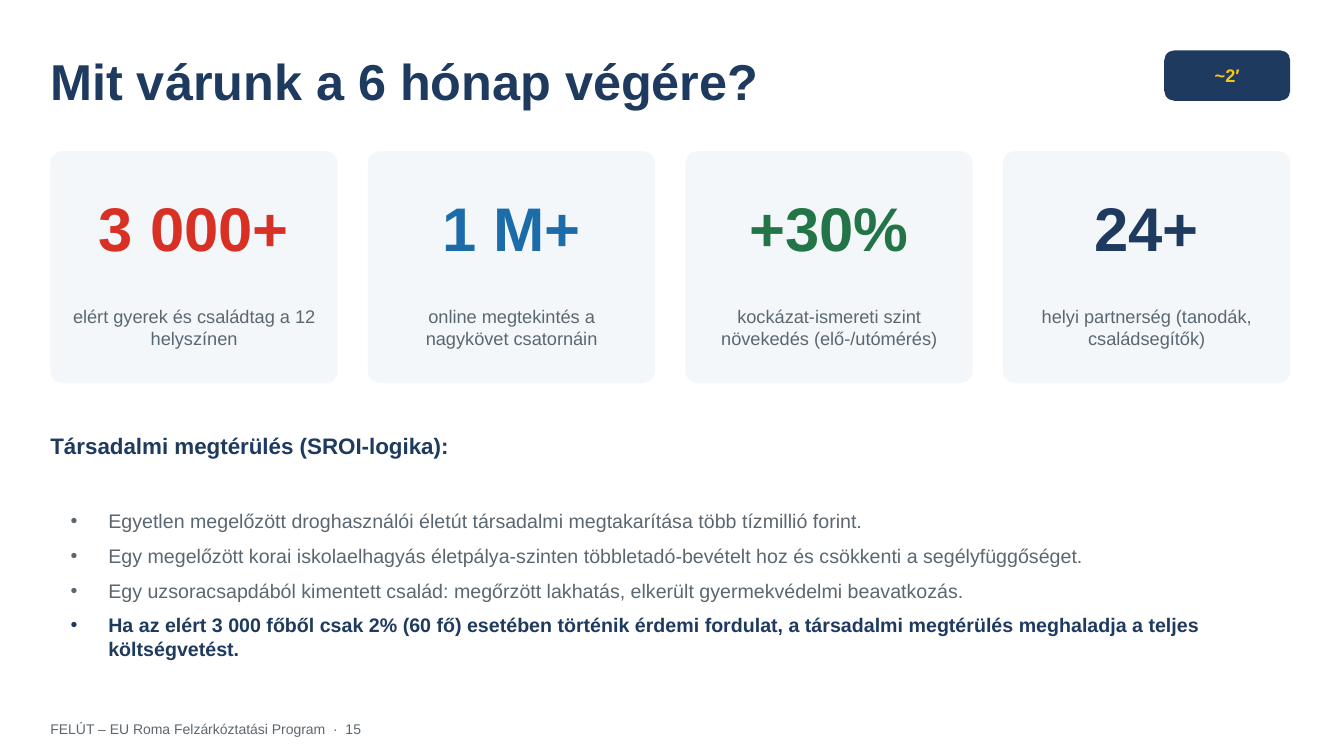
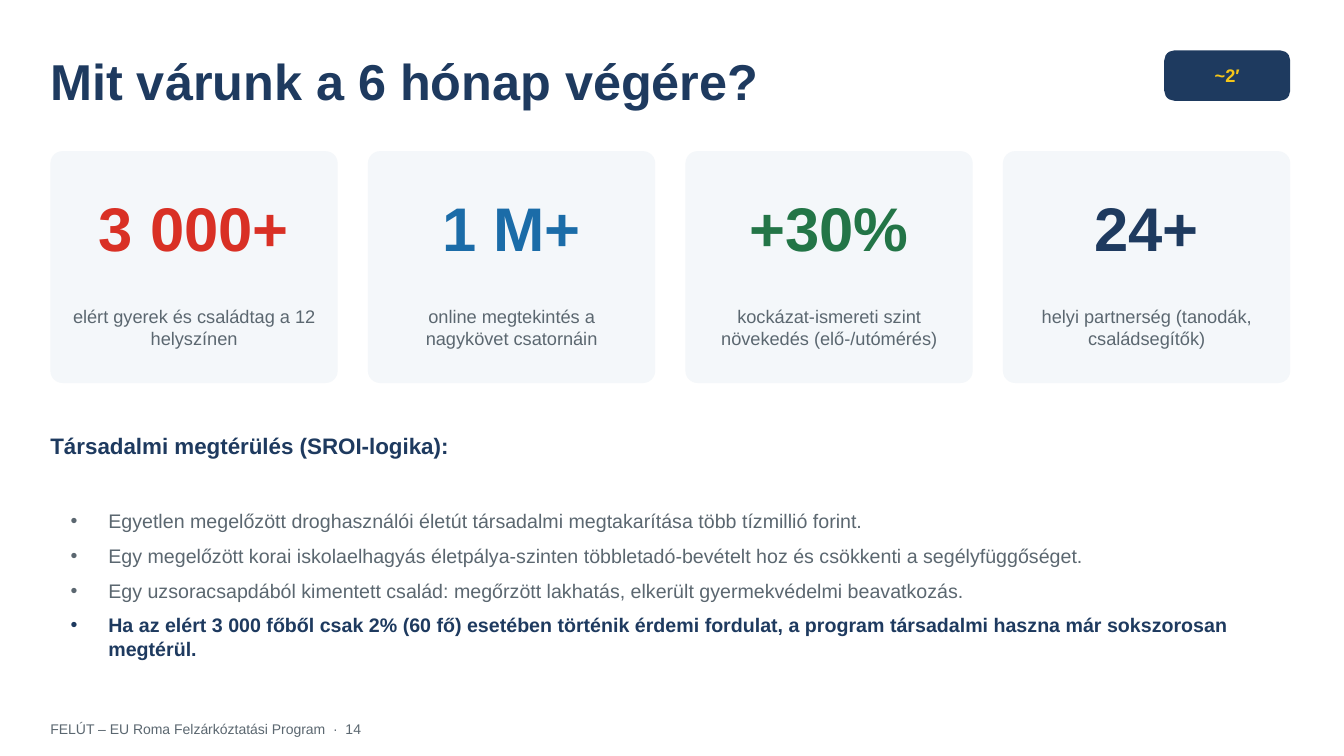
Before and after one commit to ferencszegedi-cmd/aurapro-website, a slide deck: slide 14 of eu-roma-program/prezentacio/FELUT_EU_Roma_Felzarkoztatasi_Program.pptx (slide 15 before the commit). Drawn at 1344x756 pixels with LibreOffice and Linux fonts; fonts in the diff are those of the drawing. Boxes give left, top, right and bottom in pixels: in the first picture for what was removed or moved away, otherwise in the second. Text is boxed around its words. In the diff, an @@ line names an element or a change of style, - is before the commit and + after.

```diff
--- a/eu-roma-program/prezentacio/FELUT_EU_Roma_Felzarkoztatasi_Program.pptx
+++ b/eu-roma-program/prezentacio/FELUT_EU_Roma_Felzarkoztatasi_Program.pptx
@@ text at [108, 617, 1227, 660]: text changed @@
-• Ha az elért 3 000 főből csak 2% (60 fő) esetében történik érdemi fordulat, a társadalmi megtérülés meghaladja a teljes költségvetést.
+• Ha az elért 3 000 főből csak 2% (60 fő) esetében történik érdemi fordulat, a program társadalmi haszna már sokszorosan megtérül.
@@ text at [50, 723, 361, 737]: text changed @@
-FELÚT – EU Roma Felzárkóztatási Program · 15
+FELÚT – EU Roma Felzárkóztatási Program · 14
```
Also in this commit, not shown: 5 other slides changed, 1 slide removed, 5 other files.
